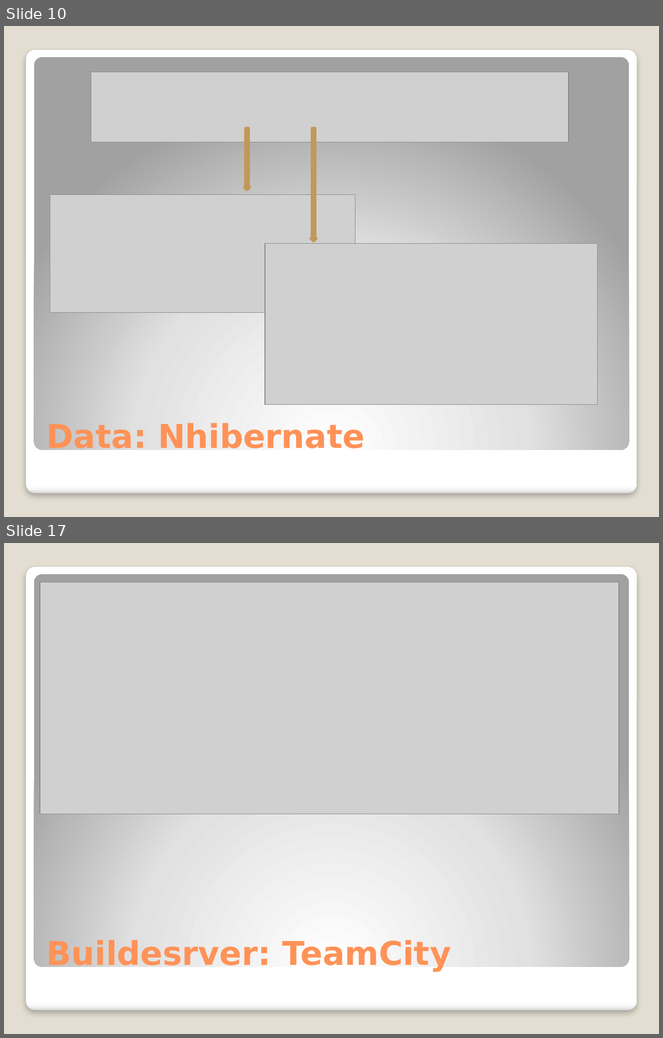
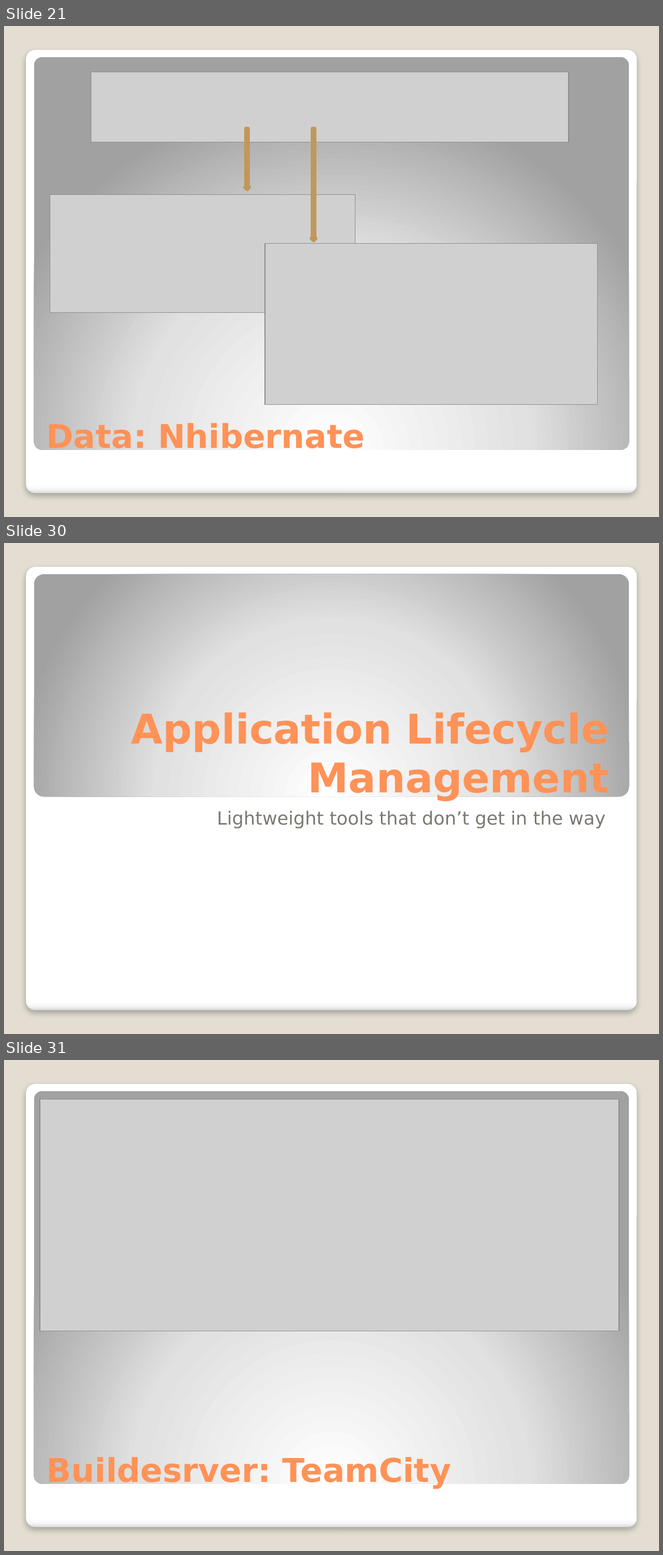
Before and after one commit to michelgrootjans/dkvlessonslearned, a slide deck: slides/Technical Session/Lessons learned.pptx. Shown one above the other, each under a label of ours: slides 10 and 17 before the commit, slides 21, 30 and 31 after it; the slides between them are not shown. The pictures are 663x1038 and 663x1555 pixels, drawn with LibreOffice and Linux fonts; fonts in the diff are those of the drawing; grey boxes stand for pictures. Boxes give left, top, right and bottom in pixels: in the first picture for what was removed or moved away, otherwise in the second. Text is boxed around its words. In the diff, an @@ line names an element or a change of style, - is before the commit and + after.

```diff
--- a/slides/Technical Session/Lessons learned.pptx
+++ b/slides/Technical Session/Lessons learned.pptx
@@ slide 30 added at box(4, 543, 659, 1034), background #E3DED1; not listed: 1 template element that a slide beside it also shows @@
@@ rounded rectangle added at box(34, 574, 629, 797), fill gradient #FFFFFF to #E1E1E1 to #A2A2A2 @@
@@ title added at box(131, 710, 609, 801), 45 pt, text #FF9258, bold @@
+Application Lifecycle Management
@@ subtitle added at box(217, 811, 606, 828), 20 pt, text #7C7A72 @@
+Lightweight tools that don’t get in the way
@@ what was slide 10 is now slide 21 @@
@@ what was slide 17 is now slide 31 @@
```
Also in this commit, not shown: 5 slides changed, 14 other slides added, 1 slide removed, 3 other files.
